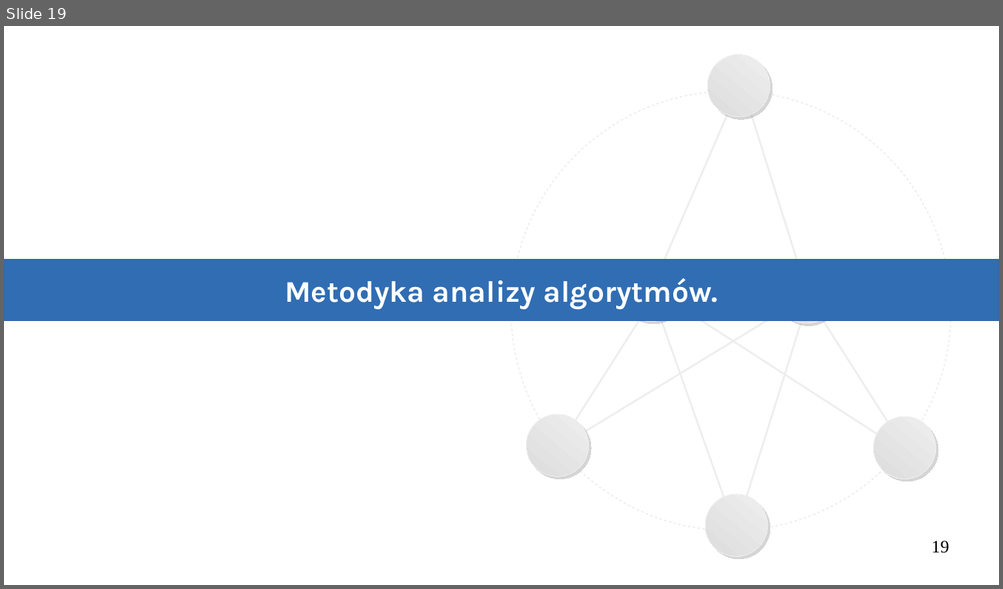
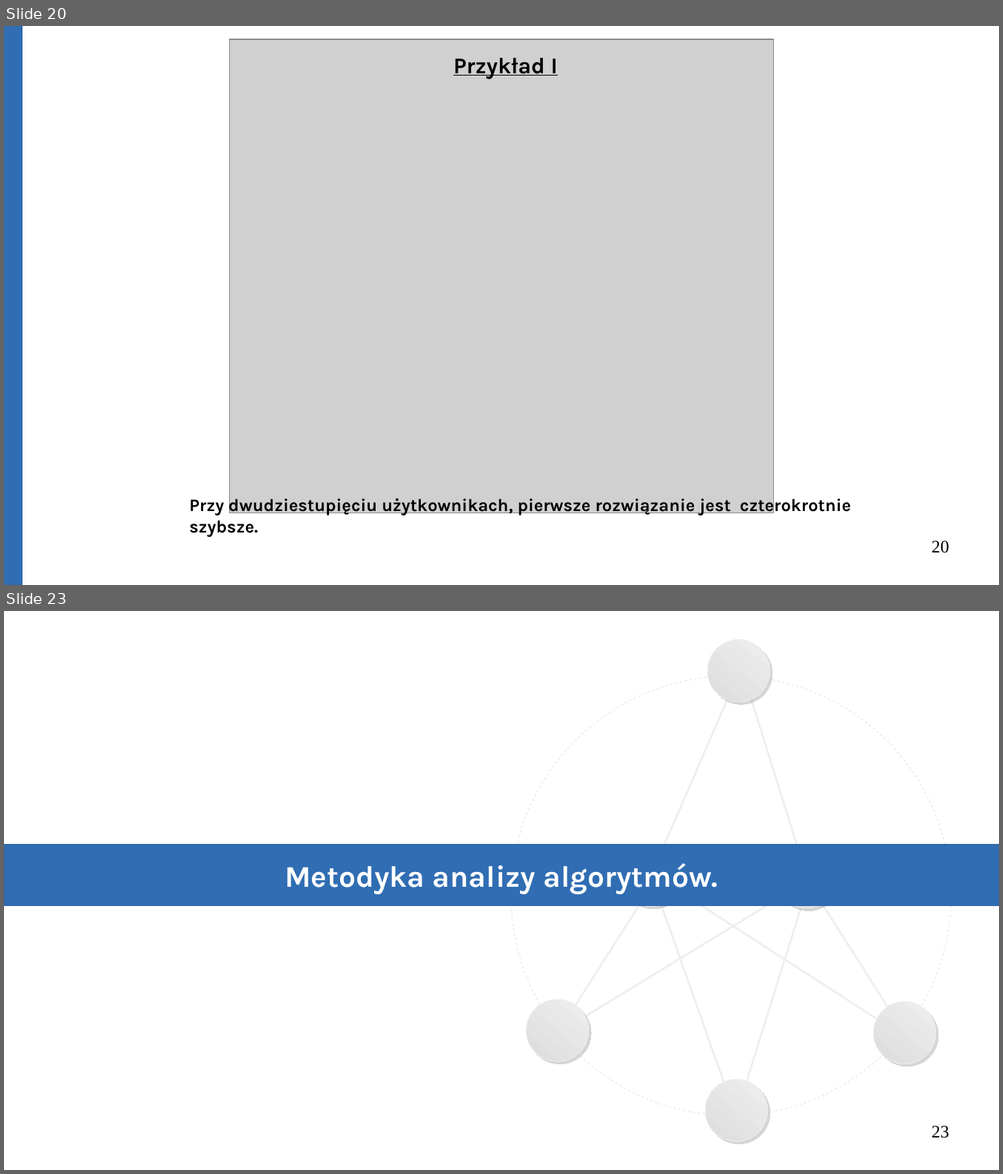
Before and after one commit to Michael-Wisniewski/algorithmic-workshop, a slide deck: gotowa.odp. Shown one above the other, each under a label of ours: slide 19 before the commit, slides 20 and 23 after it; the slides between them are not shown. The pictures are 1003x589 and 1003x1174 pixels, drawn with LibreOffice and Linux fonts; fonts in the diff are those of the drawing; grey boxes stand for pictures. Boxes give left, top, right and bottom in pixels: in the first picture for what was removed or moved away, otherwise in the second. Text is boxed around its words. In the diff, an @@ line names an element or a change of style, - is before the commit and + after.

```diff
--- a/gotowa.odp
+++ b/gotowa.odp
@@ slide 20 added at (x1=4, y1=26, x2=999, y2=585), background #FFFFFF @@
@@ rectangle added at (x1=4, y1=26, x2=22, y2=585), fill #306DB3, outline #3465A4 0 pt @@
@@ picture added at (x1=230, y1=39, x2=774, y2=514) @@
@@ text added at (x1=453, y1=58, x2=558, y2=79), 18 pt, text #000000, bold, underline @@
+Przykład I
@@ text added at (x1=189, y1=496, x2=851, y2=537), 14 pt, text #000000, bold @@
+Przy dwudziestupięciu użytkownikach, pierwsze rozwiązanie jest czterokrotnie szybsze.
@@ page number added at (x1=931, y1=541, x2=949, y2=554), 14 pt, text #000000 @@
+20
@@ what was slide 19 is now slide 23 @@
@@ page number at (x1=931, y1=1126, x2=949, y2=1139): text changed @@
-19
+23
```
Also in this commit, not shown: 1 slide changed, 4 other slides added, 1 slide removed.
